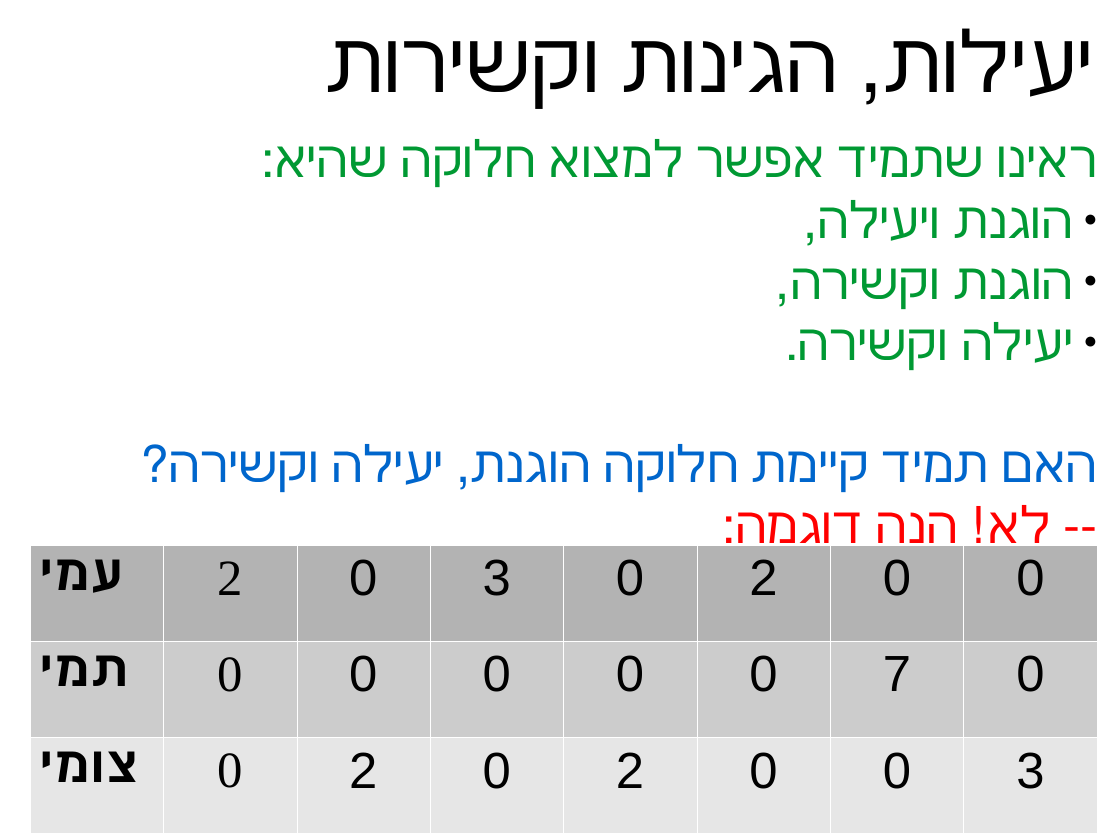
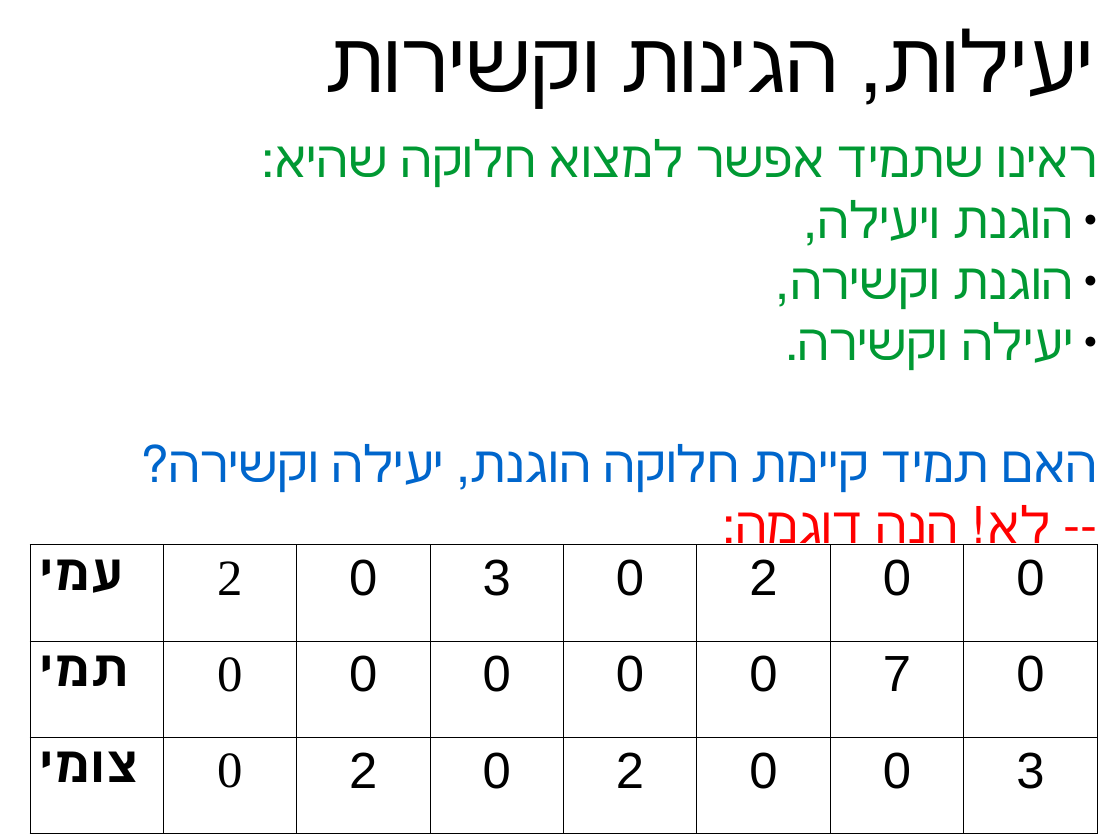
Before and after one commit to erelsgl-at-ariel/algorithms-5780, a slide deck: slide 16 of 02-pareto-efficiency/slides.odp. Drawn at 1120x840 pixels with LibreOffice and Linux fonts; fonts in the diff are those of the drawing. Boxes give left, top, right and bottom in pixels: in the first picture for what was removed or moved away, otherwise in the second. Text is boxed around its words. In the diff, an @@ line names an element or a change of style, - is before the commit and + after.

```diff
--- a/02-pareto-efficiency/slides.odp
+++ b/02-pareto-efficiency/slides.odp
@@ table at box(29, 545, 1096, 833) @@
@@ fill #B3B3B3 to none in row 1 @@
@@ fill #CCCCCC to none in row 2 @@
@@ fill #E6E6E6 to none in row 3 @@
@@ borders changed @@
```
Also in this commit, not shown: 7 other slides changed, 2 slides added, 1 slide removed, 40 other files.
